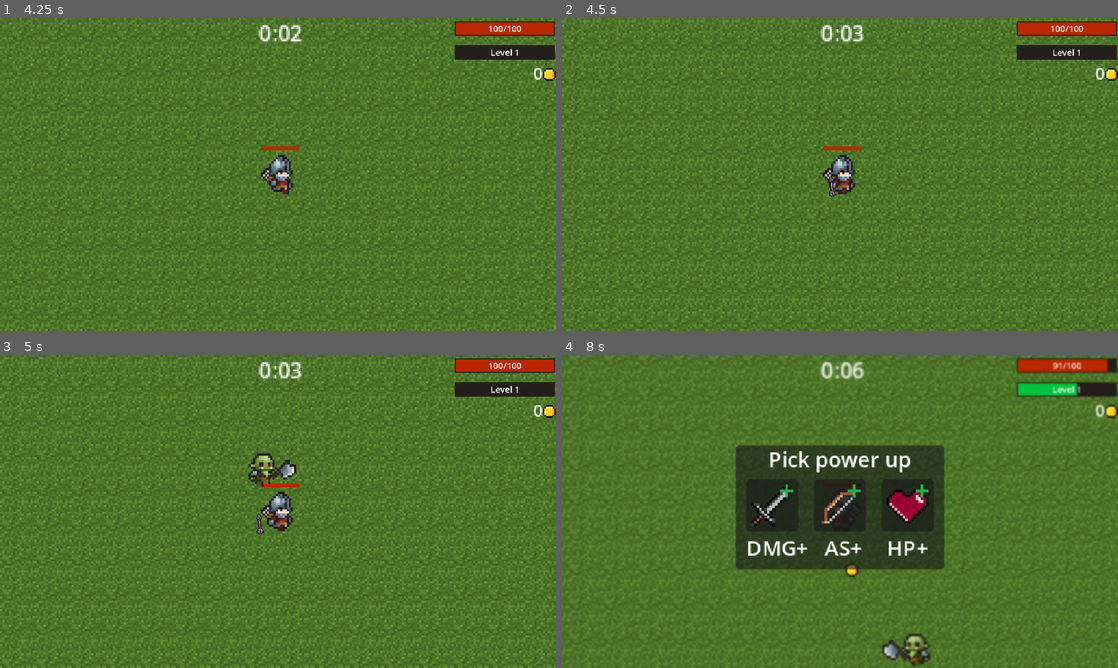
Above: before the commit, frames 1-4 (two rows, left to right).
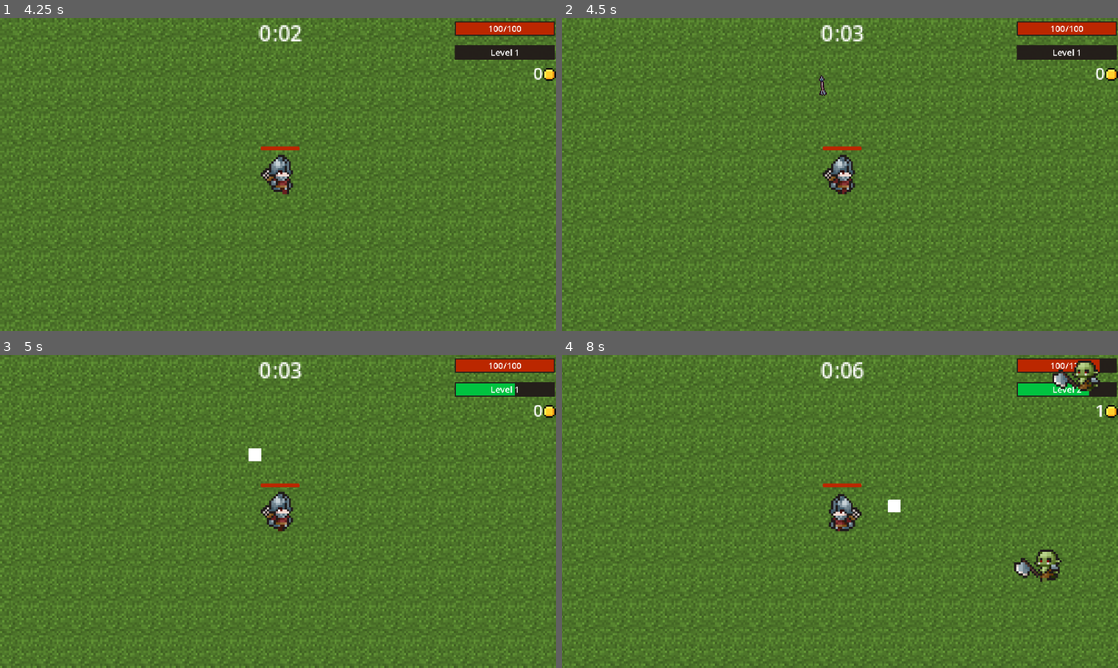
Above: after the commit, the same moments.

Repository: Qxver/Godot-Game
Game: Godot game, scene res://Menu/menu.tscn
Same seed, same stepped clock (60 frames per second), same inputs: the game is played once before the commit and once after it.
Inputs (mouse positions are in pixels of both pictures, inside the frame that each line leads up to):
- Up to frame 1 (4.25 s): click "Play" at 0.5 s; click (172, 174) at 1.25 s; tap Enter at 2 s; hold Right (move_right) 2.03-2.78 s; hold S (move_down) 2.78-3.53 s; hold Right (move_right) from 3.53 s (still down)
- Up to frame 2 (4.5 s): release Right (move_right) at 4.28 s; hold W (move_up) from 4.28 s (still down)
- Up to frame 3 (5 s): keep holding W (move_up)
- Up to frame 4 (8 s): release W (move_up) at 5.03 s; hold Left (move_left) 5.03-6.5 s; click (906, 505) at 6.5 s, where only the run after the commit has a clickable "HP+"; hold S (move_down) from 7.28 s (still down)

Frame 1 is identical in both runs. In frame 2, 0.1% of the frame differs, in the area x 46-50%, y 18-58%; in frame 3, 1.1%; in frame 4, 27%, in the area x 0-100%, y 0-100%.

Commit message:
Health mob drop

Diff:
--- a/Attacks/bow.gd
+++ b/Attacks/bow.gd
@@ -2,8 +2,8 @@
 #Weapon stats
 var level = 1
 var pierce = 1
-var speed = 100
-var damage_multiplier = 1
+var speed = 300
+var damage_multiplier = 2
 var attacksize = 1.0
 
 #Aiming stats
--- a/Enemies/orc.gd
+++ b/Enemies/orc.gd
@@ -2,17 +2,16 @@
 @export var hit_flash_color: Color = Color(3,3,3)
 @onready var animated_sprite: AnimatedSprite2D = $AnimatedSprite2D
 @onready var game = get_node("/root/Game")
+@onready var player = get_node("/root/Game/Player")
 var original_color: Color
 
 var item_scene = preload("res://Item.tscn")
-var player
 var damage = 30.0  # mob damage
 var health = 60.0  # mob health
 var alive : bool = true
 var exp = 600 #mob exp drop
 
 func _ready() -> void:
-	player = get_node("/root/Game/Player")
 	$AnimatedSprite2D.play("walk")
 	add_to_group("enemies")  # enemies group
 	original_color = $AnimatedSprite2D.modulate
@@ -56,6 +55,8 @@
 func drop_item():
 	var item = item_scene.instantiate()
 	item.position = position
-	item.collected.connect(game._on_coin_collected)
+	item.item_type = randi_range(0, 1)
+	if item.item_type == 0:
+		item.collected.connect(game._on_coin_collected)
 	game.call_deferred("add_child", item)
 	item.add_to_group("items")
--- a/Enemies/orc_elite.gd
+++ b/Enemies/orc_elite.gd
@@ -2,10 +2,10 @@
 @export var hit_flash_color: Color = Color(3,3,3)
 @onready var animated_sprite: AnimatedSprite2D = $AnimatedSprite2D
 @onready var game = get_node("/root/Game")
+@onready var player = get_node("/root/Game/Player")
 var original_color: Color
 
 var item_scene = preload("res://Item.tscn")
-var player
 var damage = 60.0  # mob damage
 var health = 200.0  # mob health
 var alive : bool = true
@@ -56,6 +56,8 @@
 func drop_item():
 	var item = item_scene.instantiate()
 	item.position = position
-	item.collected.connect(game._on_coin_collected)
+	item.item_type = randi_range(0, 1)
+	if item.item_type == 0:
+		item.collected.connect(game._on_coin_collected)
 	game.call_deferred("add_child", item)
 	item.add_to_group("items")
--- a/Menu/level_up.gd
+++ b/Menu/level_up.gd
@@ -26,5 +26,6 @@
 	resume()
 
 func _on_health_button_down() -> void:
-	PlayerStats.health += 10
+	PlayerStats.max_hp += 20
+
 	resume()
--- a/game.gd
+++ b/game.gd
@@ -42,6 +42,7 @@
 
 	# health and exp bar
 	%HealthBar.value = PlayerStats.health
+	%HealthBar.max_value = PlayerStats.max_hp
 	var player = get_node("Player")
 	%ExpBar.max_value = player.exp_to_next_level
 	%ExpBar.value = player.exp
--- a/item.gd
+++ b/item.gd
@@ -1,8 +1,20 @@
 extends Area2D
 
 signal collected
+var item_type: int
+
+var coin = preload("res://Assets/Items/coin_spin-Sheet.png")
+var health_box = preload("res://Assets/Items/health_drop.png")
+var textures = [coin, health_box]
+
+func _ready() -> void:
+	$Sprite2D.texture = textures[item_type]
 
 # item collection
 func _on_body_entered(body: Node2D) -> void:
 	collected.emit()
+	if item_type == 1:
+		PlayerStats.health += 20
+		if PlayerStats.health >= PlayerStats.max_hp:
+			PlayerStats.health = PlayerStats.max_hp
 	queue_free()
Binary file added: Assets/Items/health_drop.png
Not shown, added: Assets/Items/health_drop.png.import
